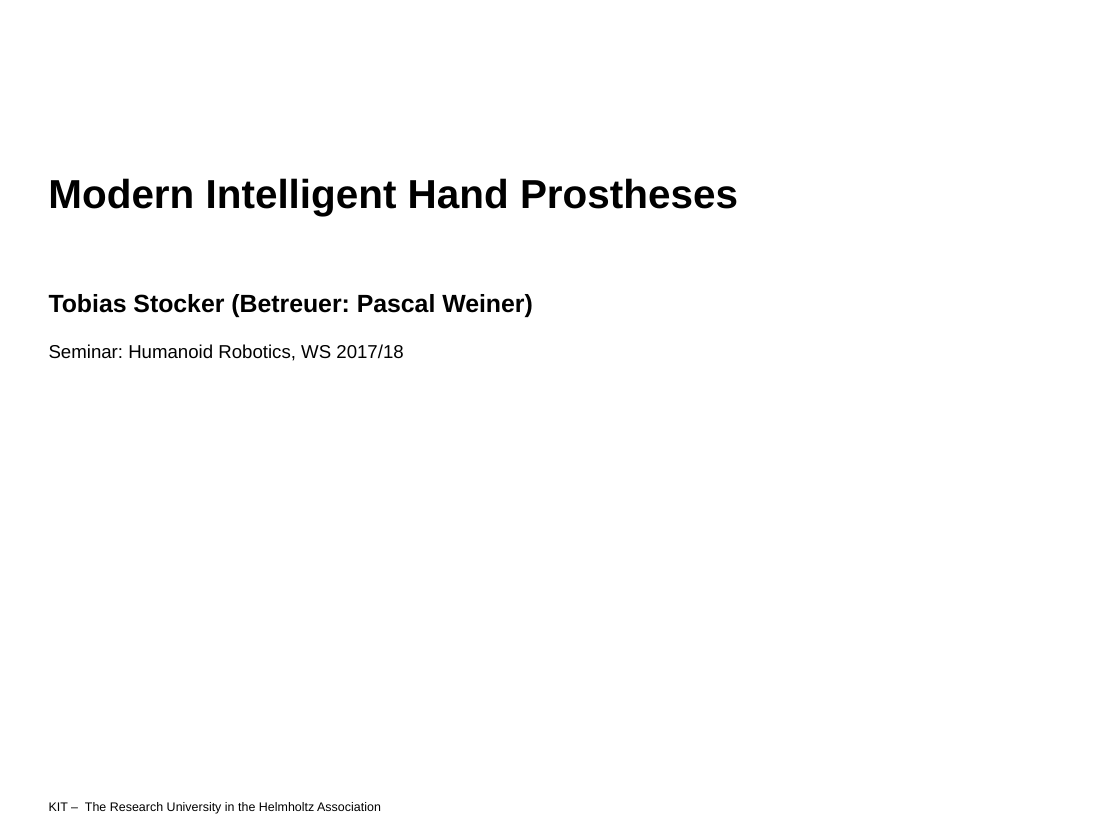
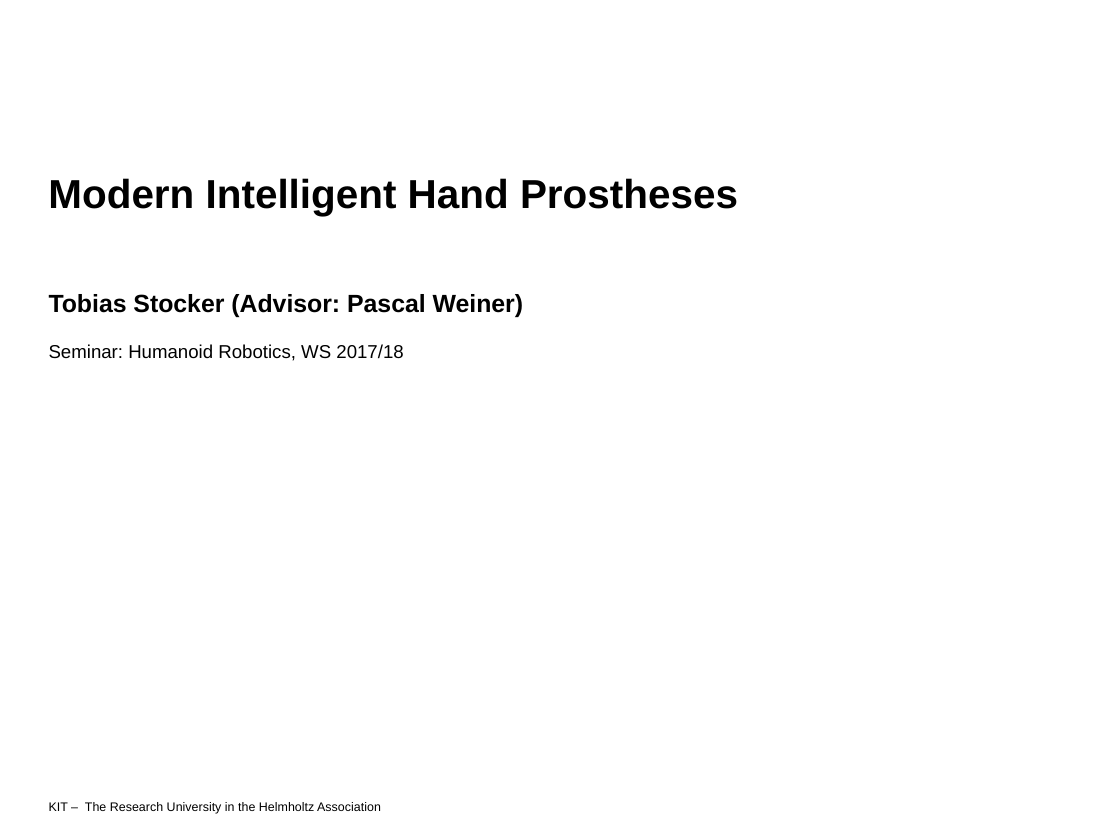
Before and after one commit to TsStocker/HumanoideRobotik, a slide deck: slide 1 of Vortrag/Vortrag.pptx. Drawn at 1120x840 pixels with LibreOffice and Linux fonts; fonts in the diff are those of the drawing; background and template pictures are left out. Boxes give left, top, right and bottom in pixels: in the first picture for what was removed or moved away, otherwise in the second. Text is boxed around its words. In the diff, an @@ line names an element or a change of style, - is before the commit and + after.

```diff
--- a/Vortrag/Vortrag.pptx
+++ b/Vortrag/Vortrag.pptx
@@ text at bbox=[49, 294, 524, 317]: text changed @@
-Tobias Stocker (Betreuer: Pascal Weiner)
+Tobias Stocker (Advisor: Pascal Weiner)
```
Also in this commit, not shown: 3 other slides changed, 1 other file.
